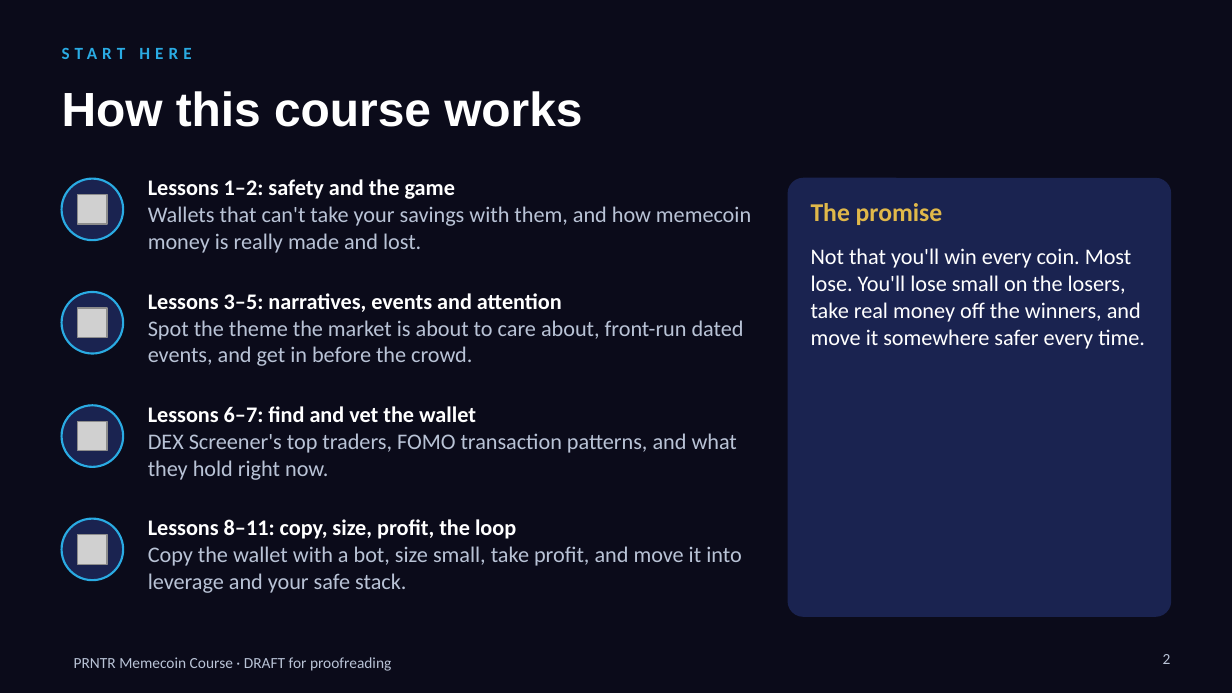
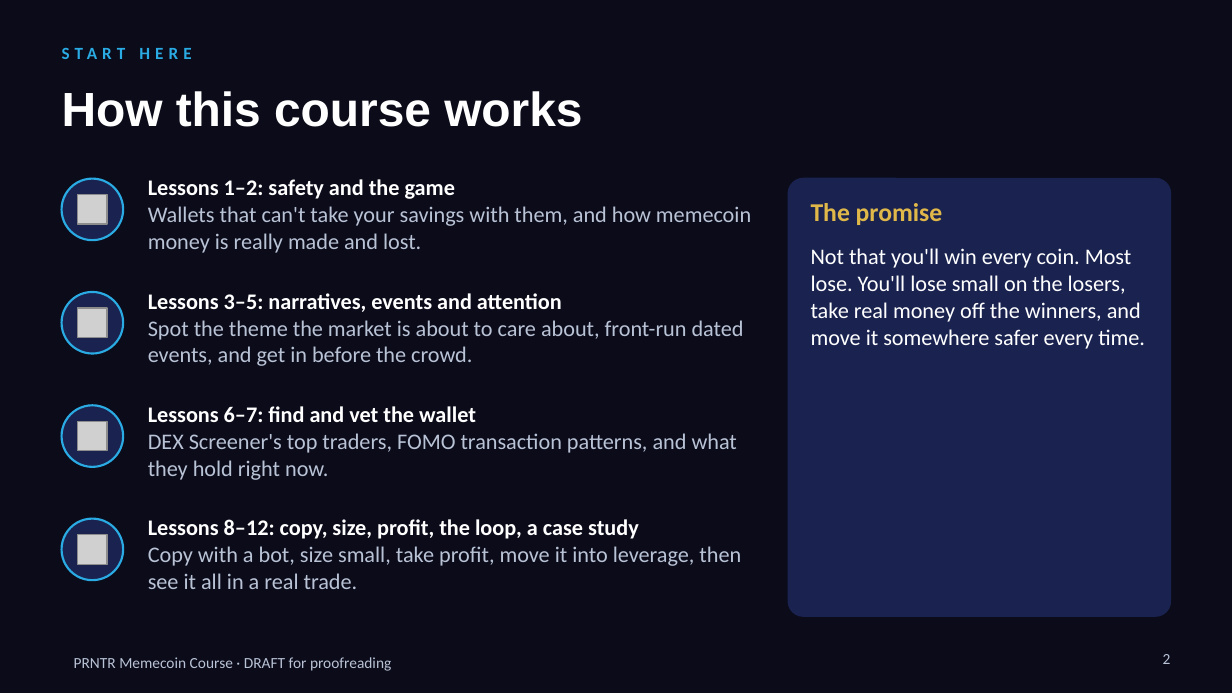
Before and after one commit to dropshippingpharmacist/SDFSDFSFDS, a slide deck: slide 2 of business_course/memecoin_course/PRNTR_Memecoin_Course_DRAFT.pptx. Drawn at 1232x693 pixels with LibreOffice and Linux fonts; fonts in the diff are those of the drawing; grey boxes stand for pictures. Boxes give left, top, right and bottom in pixels: in the first picture for what was removed or moved away, otherwise in the second. Text is boxed around its words. In the diff, an @@ line names an element or a change of style, - is before the commit and + after.

```diff
--- a/business_course/memecoin_course/PRNTR_Memecoin_Course_DRAFT.pptx
+++ b/business_course/memecoin_course/PRNTR_Memecoin_Course_DRAFT.pptx
@@ text at <box>148,519,741,589</box>: text changed @@
-Lessons 8–11: copy, size, profit, the loop
-Copy the wallet with a bot, size small, take profit, and move it into leverage and your safe stack.
+Lessons 8–12: copy, size, profit, the loop, a case study
+Copy with a bot, size small, take profit, move it into leverage, then see it all in a real trade.
```
Also in this commit, not shown: 7 slides added, 11 other files.
